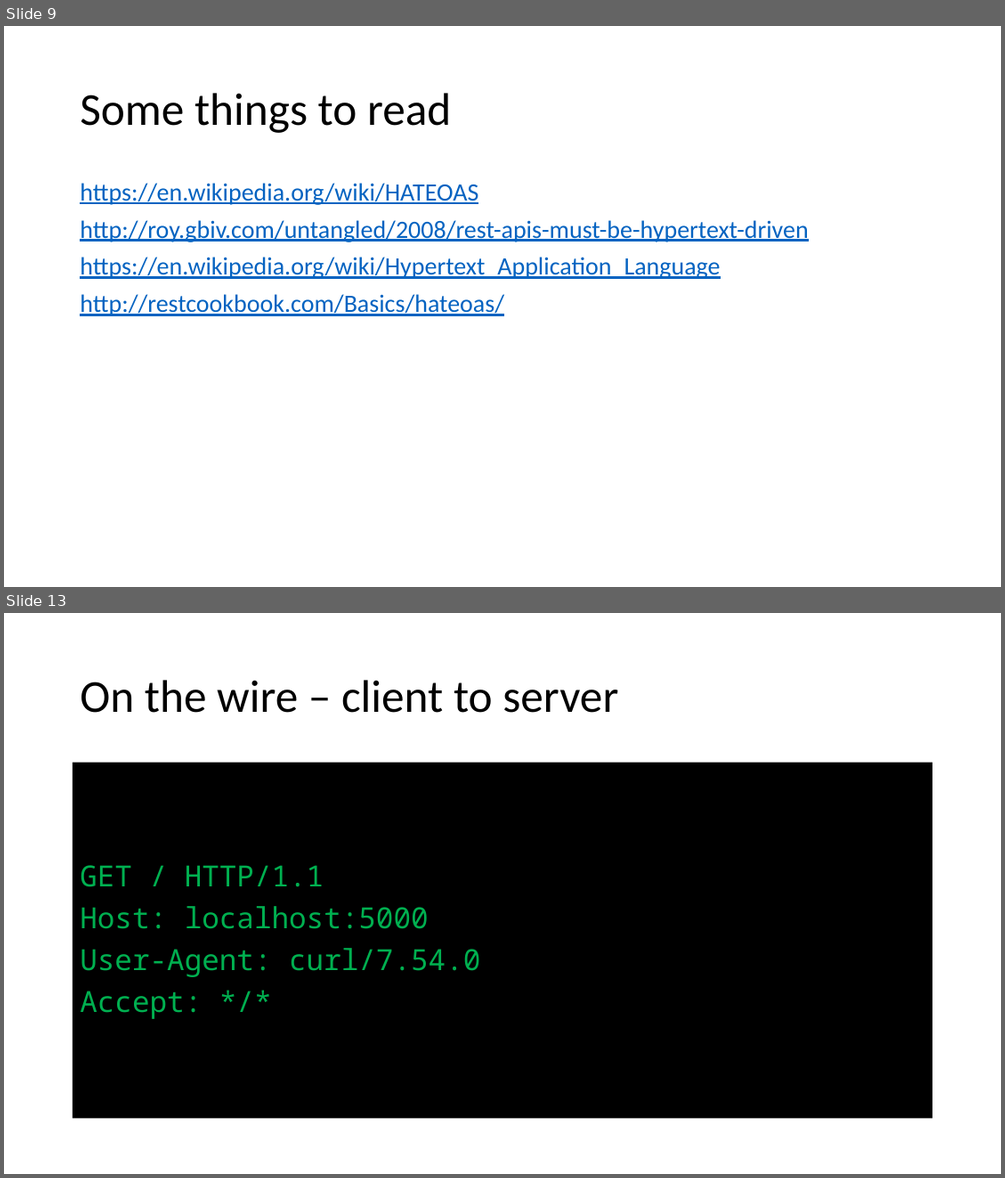
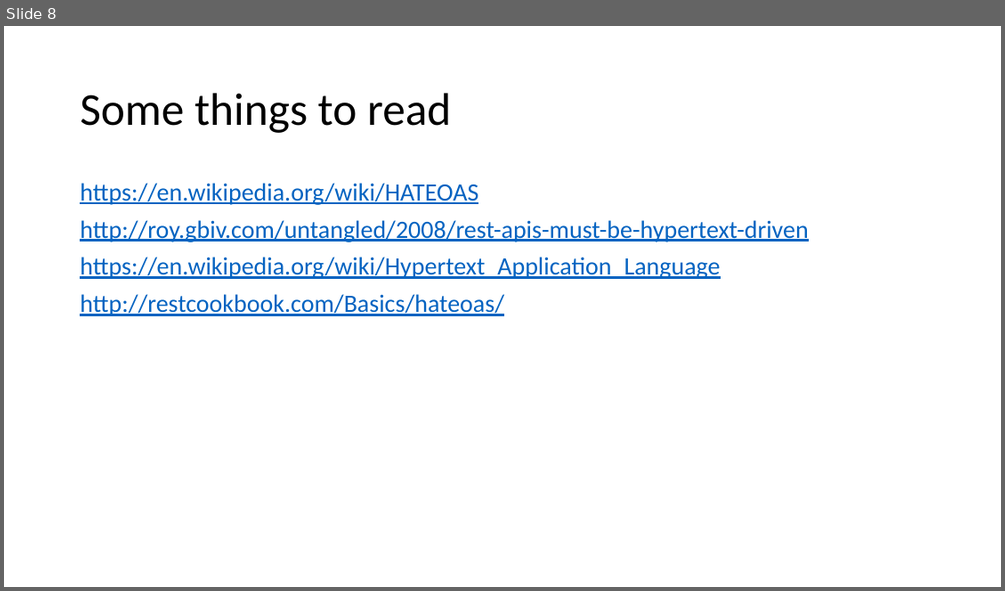
Before and after one commit to IrenaNiu/SU_CPSC_5200_20WQ, a slide deck: lectures/01 - The REST Style.pptx. Shown one above the other, each under a label of ours: slides 9 and 13 before the commit, slide 8 after it; the slides between them are not shown. The pictures are 1005x1178 and 1005x591 pixels, drawn with LibreOffice and Linux fonts; fonts in the diff are those of the drawing. Boxes give left, top, right and bottom in pixels: in the first picture for what was removed or moved away, otherwise in the second. Text is boxed around its words. In the diff, an @@ line names an element or a change of style, - is before the commit and + after.

```diff
--- a/lectures/01 - The REST Style.pptx
+++ b/lectures/01 - The REST Style.pptx
@@ slide 13 removed at <box>4,613,1001,1174</box>, background #FFFFFF @@
@@ title removed at <box>80,680,618,713</box> @@
-On the wire – client to server
@@ text removed at <box>73,763,933,1119</box> @@
-GET / HTTP/1.1
-Host: localhost:5000
-User-Agent: curl/7.54.0
-Accept: */*
@@ what was slide 9 is now slide 8 @@
```
Also in this commit, not shown: 21 other slides removed, 1 other file.
